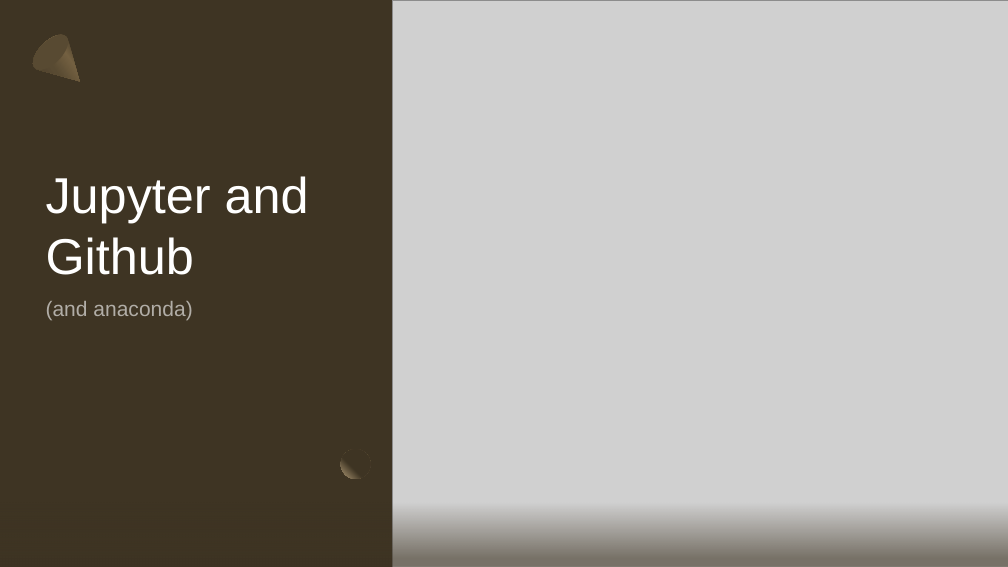
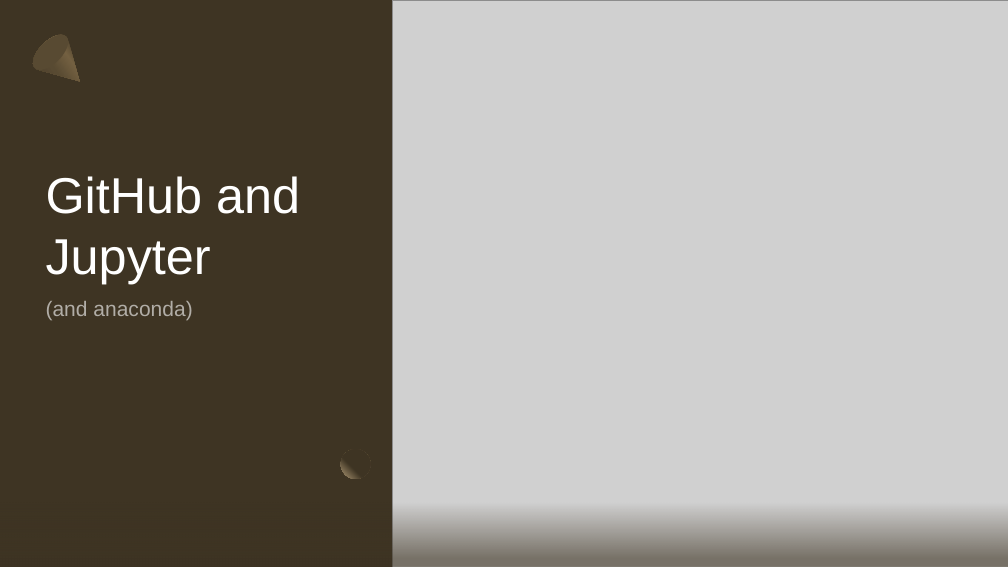
Before and after one commit to JoanneStasiak/JupyterNotebook, a slide deck: slide 1 of Github and jupyter.pptx. Drawn at 1008x567 pixels with LibreOffice and Linux fonts; fonts in the diff are those of the drawing; grey boxes stand for pictures. Boxes give left, top, right and bottom in pixels: in the first picture for what was removed or moved away, otherwise in the second. Text is boxed around its words. In the diff, an @@ line names an element or a change of style, - is before the commit and + after.

```diff
--- a/Github and jupyter.pptx
+++ b/Github and jupyter.pptx
@@ title at box(46, 176, 300, 283): text changed @@
-Jupyter and Github
+GitHub and Jupyter
```
Also in this commit, not shown: 5 other slides changed, 3 slides added, 1 slide removed.
